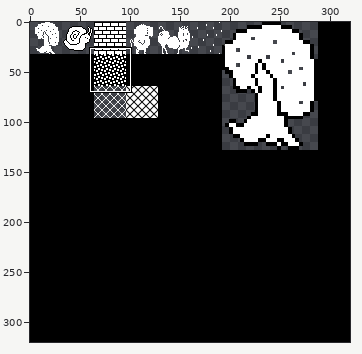
Two states of a sprite sheet, assets/protoTiles.png. Above, an overview of the earlier version with the close-up marked.
Close-up. First the earlier version:
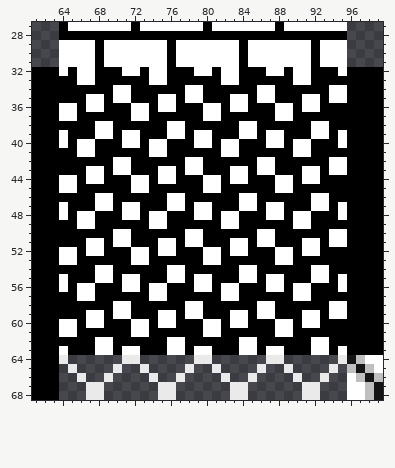
The file is 320x320 pixels. Shown: x 61..99, y 27..68.
The result:
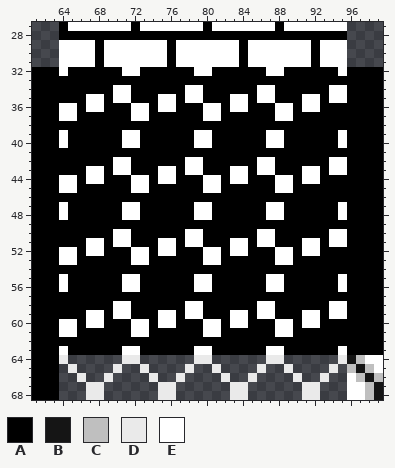
Palette (. is transparent): A #000000  B #151515  C #bfbfbf  D #eaeaea  E #ffffff
Diff:
@@ x 61..99 @@
 31 ...EEEEAEEEEEEEAEEEEEEEAEEEEEEEAEEE....
-32 AAAEAEEAAAEEAEEAAAEEAEEAAAEEAEEAAAEAAAA
-33 AAAAAEEAAAAAAEEAAAAAAEEAAAAAAEEAAAAAAAA
+32 AAAEAAAAAAEEAAAAAAEEAAAAAAEEAAAAAAEAAAA
+33 AAAAAAAAAAAAAAAAAAAAAAAAAAAAAAAAAAAAAAA
 34 AAAAAAAAAEEAAAAAAEEAAAAAAEEAAAAAAEEAAAA
@@ x 61..99 @@
 37 AAAEEAAAAAAEEAAAAAAEEAAAAAAEEAAAAAAAAAA
-38 AAAAAAAEEAAAAAAEEAAAAAAEEAAAAAAEEAAAAAA
-39 AAAEAAAEEAEEAAAEEAEEAAAEEAEEAAAEEAEAAAA
-40 AAAEAEEAAAEEAEEAAAEEAEEAAAEEAEEAAAEAAAA
-41 AAAAAEEAAAAAAEEAAAAAAEEAAAAAAEEAAAAAAAA
+38 AAAAAAAAAAAAAAAAAAAAAAAAAAAAAAAAAAAAAAA
+39 AAAEAAAAAAEEAAAAAAEEAAAAAAEEAAAAAAEAAAA
+40 AAAEAAAAAAEEAAAAAAEEAAAAAAEEAAAAAAEAAAA
+41 AAAAAAAAAAAAAAAAAAAAAAAAAAAAAAAAAAAAAAA
 42 AAAAAAAAAEEAAAAAAEEAAAAAAEEAAAAAAEEAAAA
@@ x 61..99 @@
 45 AAAEEAAAAAAEEAAAAAAEEAAAAAAEEAAAAAAAAAA
-46 AAAAAAAEEAAAAAAEEAAAAAAEEAAAAAAEEAAAAAA
-47 AAAEAAAEEAEEAAAEEAEEAAAEEAEEAAAEEAEAAAA
-48 AAAEAEEAAAEEAEEAAAEEAEEAAAEEAEEAAAEAAAA
-49 AAAAAEEAAAAAAEEAAAAAAEEAAAAAAEEAAAAAAAA
+46 AAAAAAAAAAAAAAAAAAAAAAAAAAAAAAAAAAAAAAA
+47 AAAEAAAAAAEEAAAAAAEEAAAAAAEEAAAAAAEAAAA
+48 AAAEAAAAAAEEAAAAAAEEAAAAAAEEAAAAAAEAAAA
+49 AAAAAAAAAAAAAAAAAAAAAAAAAAAAAAAAAAAAAAA
 50 AAAAAAAAAEEAAAAAAEEAAAAAAEEAAAAAAEEAAAA
@@ x 61..99 @@
 53 AAAEEAAAAAAEEAAAAAAEEAAAAAAEEAAAAAAAAAA
-54 AAAAAAAEEAAAAAAEEAAAAAAEEAAAAAAEEAAAAAA
-55 AAAEAAAEEAEEAAAEEAEEAAAEEAEEAAAEEAEAAAA
-56 AAAEAEEAAAEEAEEAAAEEAEEAAAEEAEEAAAEAAAA
-57 AAAAAEEAAAAAAEEAAAAAAEEAAAAAAEEAAAAAAAA
+54 AAAAAAAAAAAAAAAAAAAAAAAAAAAAAAAAAAAAAAA
+55 AAAEAAAAAAEEAAAAAAEEAAAAAAEEAAAAAAEAAAA
+56 AAAEAAAAAAEEAAAAAAEEAAAAAAEEAAAAAAEAAAA
+57 AAAAAAAAAAAAAAAAAAAAAAAAAAAAAAAAAAAAAAA
 58 AAAAAAAAAEEAAAAAAEEAAAAAAEEAAAAAAEEAAAA
@@ x 61..99 @@
 61 AAAEEAAAAAAEEAAAAAAEEAAAAAAEEAAAAAAAAAA
-62 AAAAAAAEEAAAAAAEEAAAAAAEEAAAAAAEEAAAAAA
-63 AAAEAAAEEAEEAAAEEAEEAAAEEAEEAAAEEAEAAAA
+62 AAAAAAAAAAAAAAAAAAAAAAAAAAAAAAAAAAAAAAA
+63 AAAEAAAAAAEEAAAAAAEEAAAAAAEEAAAAAAEAAAA
 64 AAAD......DD......DD......DD......DBCEE
